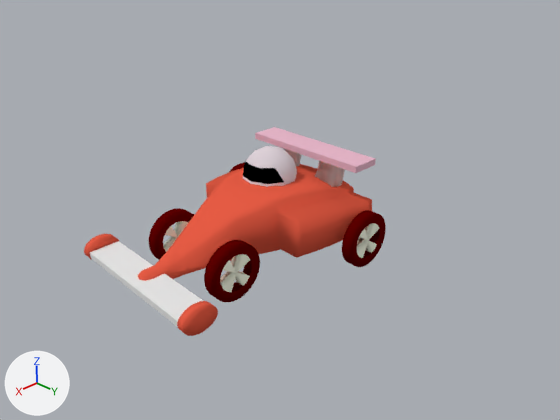
Renders of the Blender file resources/vehicles/sprinter/sprinter.blend from each side of a commit.
Camera for both pictures: the file's camera 'Camera'. The axes (+X, +Y, +Z) are drawn at lower left. The lights are the same throughout.

Objects in the first picture: 'alettonemuso.1', 'casco', 'chassis', 'cpl_muso.001', 'salettone_muso', 'wheel.fl', 'wheel.fr', 'wheel.rl', 'wheel.rr'.
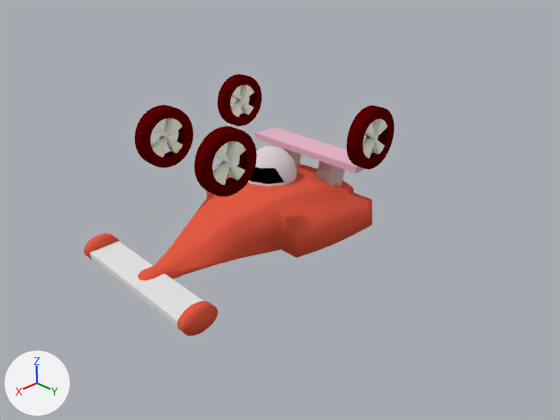
Scene script edits in JSON lines:
```json
{"op": "set", "path": "ob_wheel_rl.location", "old": "(-0.295, 0.46, -0.069)", "new": "(-0.295, 0.46, 0.459)"}
{"op": "set", "path": "ob_wheel_rr.location", "old": "(-0.295, -0.46, -0.069)", "new": "(-0.295, -0.46, 0.459)"}
{"op": "set", "path": "ob_wheel_fl.location", "old": "(0.357, 0.226, -0.069)", "new": "(0.357, 0.226, 0.459)"}
{"op": "set", "path": "ob_wheel_fr.location", "old": "(0.357, -0.226, -0.069)", "new": "(0.357, -0.226, 0.459)"}
```

Pixel boxes (x1, y1, x2, y2) of what changed, in the pictures (560 x 420 px):
```json
{"object": "wheel.fl", "change": "moved", "before": [204, 240, 260, 302], "after": [194, 126, 257, 197]}
{"object": "wheel.rl", "change": "moved", "before": [342, 210, 386, 267], "after": [347, 105, 394, 169]}
{"object": "wheel.fr", "change": "moved", "before": [149, 208, 194, 260], "after": [135, 105, 193, 168]}
{"object": "wheel.rr", "change": "moved", "before": [229, 162, 245, 172], "after": [217, 74, 262, 126]}
```
